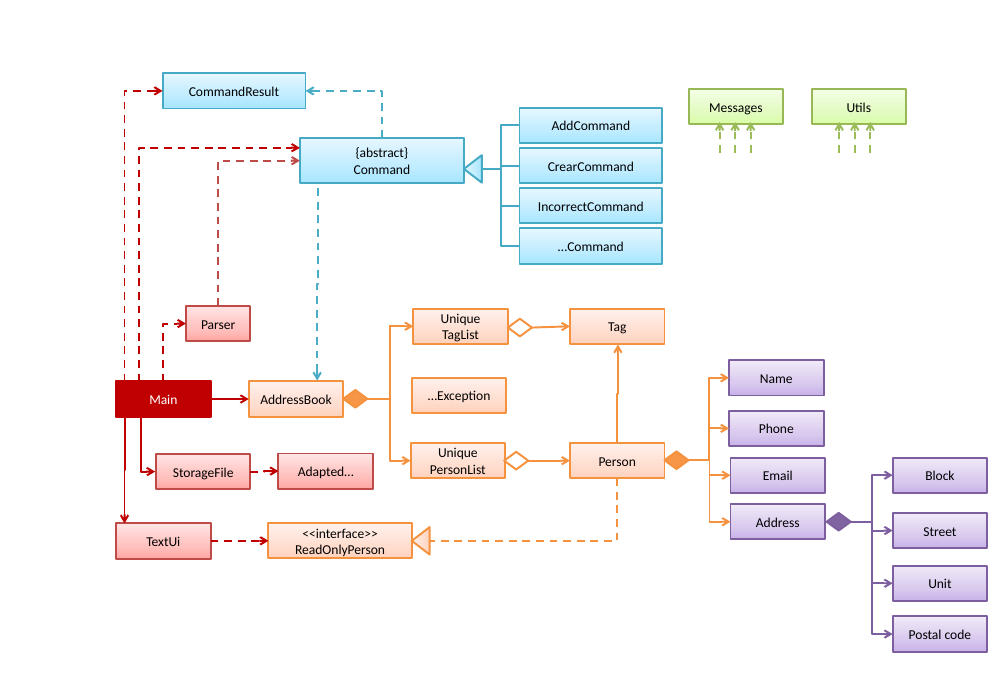
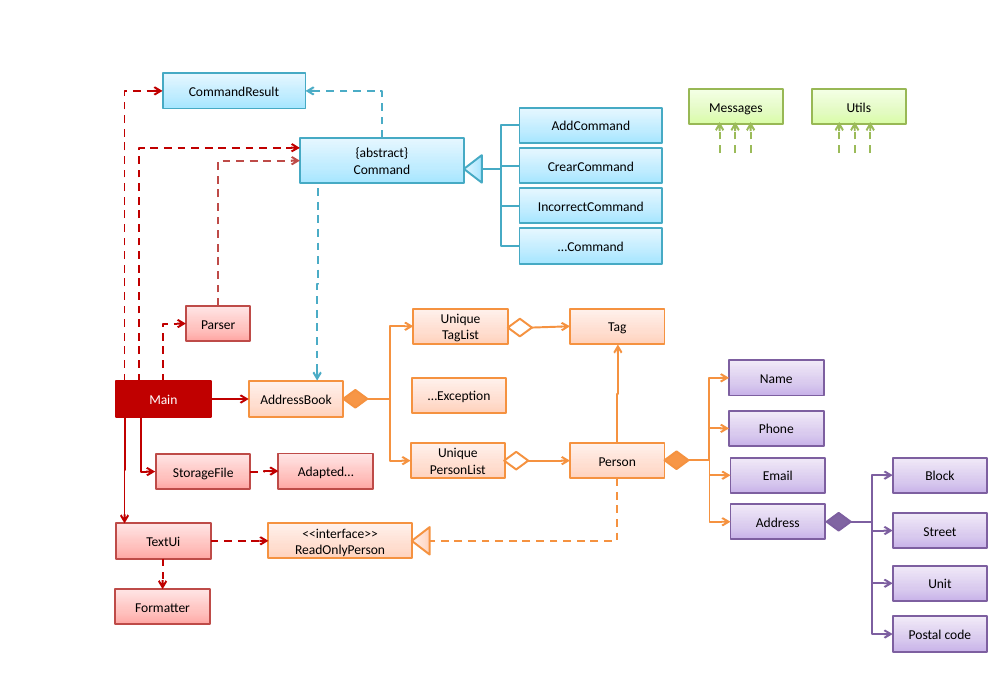
Before and after one commit to xpdavid/addressbook-level2, a slide deck: slide 2 of doc/Diagrams.pptx. Drawn at 1008x698 pixels with LibreOffice and Linux fonts; fonts in the diff are those of the drawing. Boxes give left, top, right and bottom in pixels: in the first picture for what was removed or moved away, otherwise in the second. Text is boxed around its words. In the diff, an @@ line names an element or a change of style, - is before the commit and + after.

Commit message:
Update `Developer Guide` UML diagram to show relationship between `TextUi` and `Formatter`

```diff
--- a/doc/Diagrams.pptx
+++ b/doc/Diagrams.pptx
@@ elbow arrow added from (163, 558) to (163, 589), #C00000 1.5 pt dashed @@
@@ rectangle added at <box>115,589,210,625</box>, fill gradient #FFA6A5 to #FFC0BF to #FFE7E7, outline #BF4C48 1.5 pt, 10.5 pt, text #000000 @@
+Formatter
```
Also in this commit, not shown: 1 other file.
